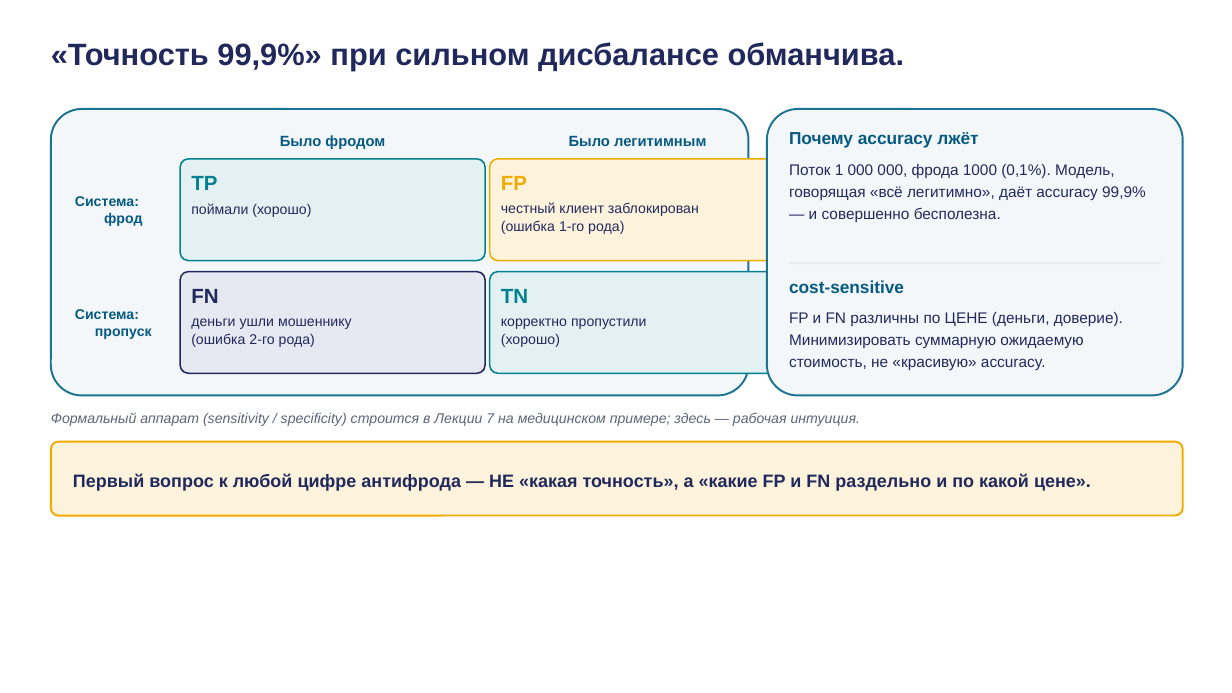
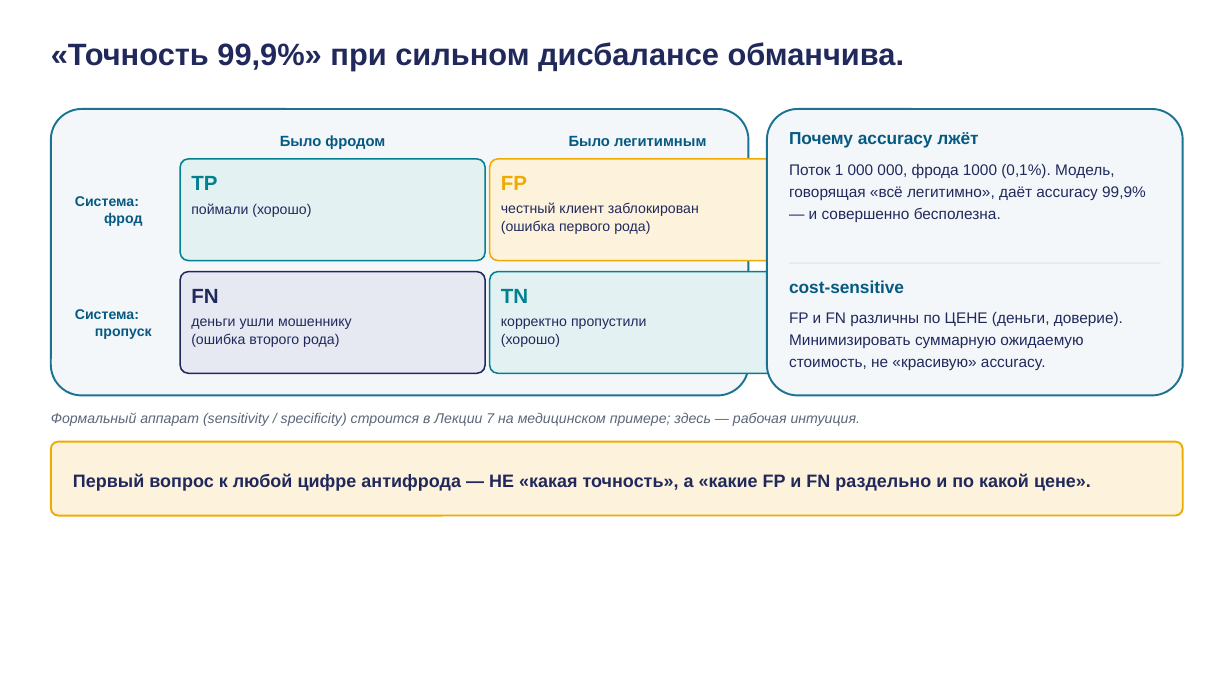
Before and after one commit to tellina-study/AI-usage-lessons, a slide deck: slide 14 of library/lectures/lec-05/rendered/lec-05.pptx. Drawn at 1232x693 pixels with LibreOffice and Linux fonts; fonts in the diff are those of the drawing. Boxes give left, top, right and bottom in pixels: in the first picture for what was removed or moved away, otherwise in the second. Text is boxed around its words. In the diff, an @@ line names an element or a change of style, - is before the commit and + after.

```diff
--- a/library/lectures/lec-05/rendered/lec-05.pptx
+++ b/library/lectures/lec-05/rendered/lec-05.pptx
@@ text at bbox=[501, 202, 699, 234]: text changed @@
-честный клиент заблокирован
-(ошибка 1-го рода)
+честный клиент заблокирован
+(ошибка первого рода)
@@ text at bbox=[191, 318, 352, 347]: text changed @@
-деньги ушли мошеннику
-(ошибка 2-го рода)
+деньги ушли мошеннику
+(ошибка второго рода)
```
Also in this commit, not shown: 16 other slides changed, 1 slide added, 1 slide removed, 35 other files.
